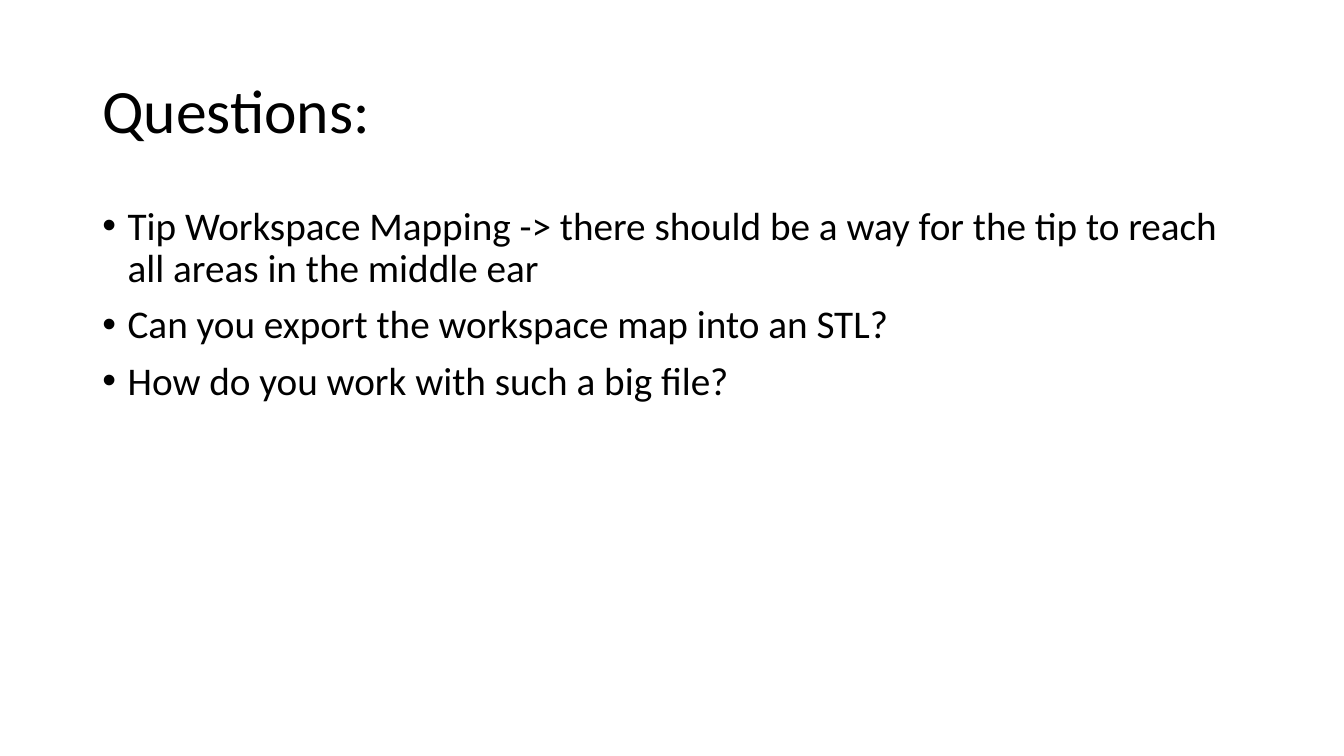
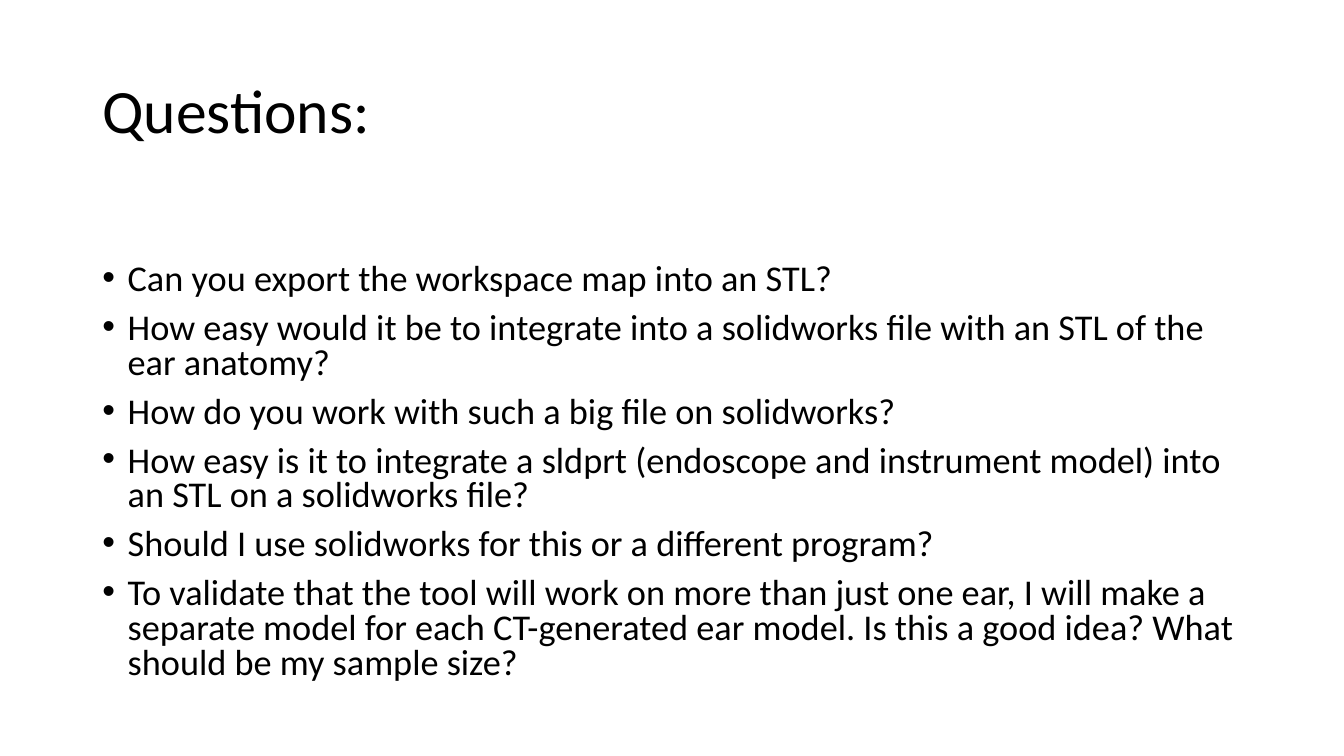
Before and after one commit to arushriswarup/Graduate-School, a slide deck: slide 4 of Lab Meeting 07-Nov-2016.pptx. Drawn at 1344x756 pixels with LibreOffice and Linux fonts; fonts in the diff are those of the drawing. Boxes give left, top, right and bottom in pixels: in the first picture for what was removed or moved away, otherwise in the second. Text is boxed around its words. In the diff, an @@ line names an element or a change of style, - is before the commit and + after.

```diff
--- a/Lab Meeting 07-Nov-2016.pptx
+++ b/Lab Meeting 07-Nov-2016.pptx
@@ text at [128,212,1216,283]: paragraph removed @@
-• Tip Workspace Mapping -> there should be a way for the tip to reach all areas in the middle ear
@@ text at [128,265,832,297]: size 28 to 25.9 pt in "Can you export the workspace map into ..."; line spacing 0.9 to 0.8 @@
@@ text at [128,314,1233,681]: text changed; size 28 to 25.9 pt @@
-• How do you work with such a big file?
+• How easy would it be to integrate into a solidworks file with an STL of the ear anatomy?
+• How do you work with such a big file on solidworks?
+• How easy is it to integrate a sldprt (endoscope and instrument model) into an STL on a solidworks file?
+• Should I use solidworks for this or a different program?
+• To validate that the tool will work on more than just one ear, I will make a separate model for each CT-generated ear model. Is this a good idea? What should be my sample size?
```
Also in this commit, not shown: 2 other files.
